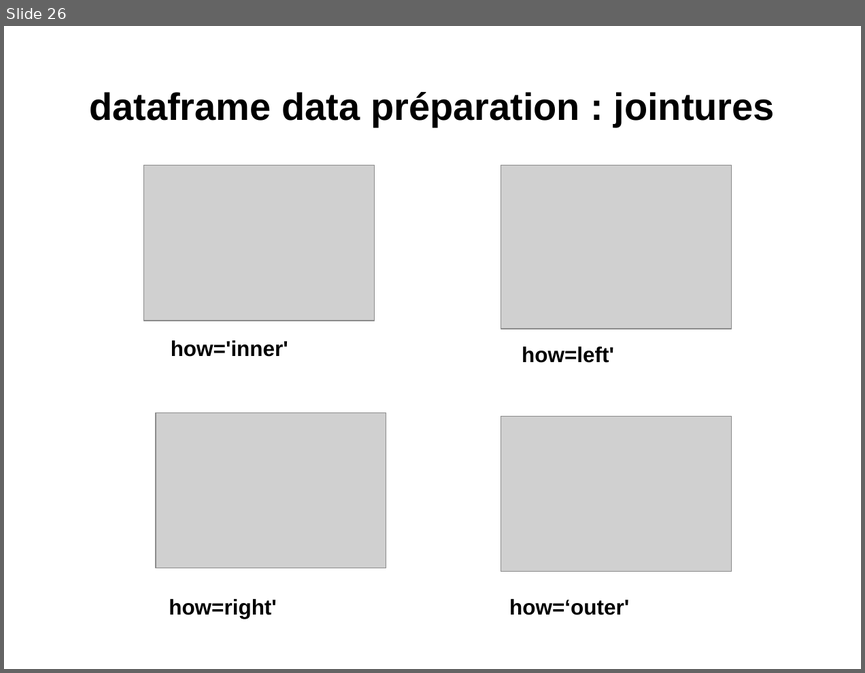
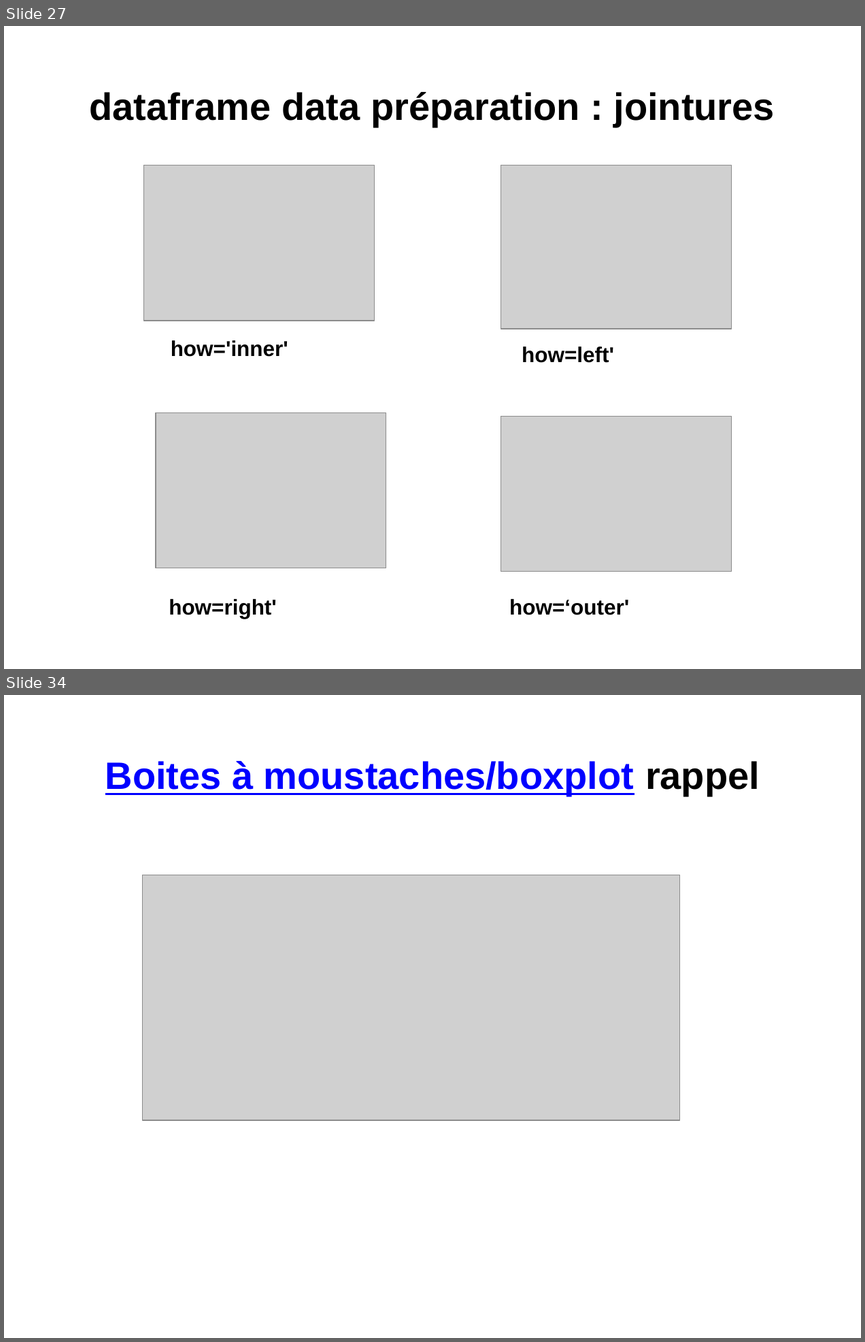
Before and after one commit to loicmidy/formation-python, a slide deck: formation python.pptx. Shown one above the other, each under a label of ours: slide 26 before the commit, slides 27 and 34 after it; the slides between them are not shown. The pictures are 865x673 and 865x1342 pixels, drawn with LibreOffice and Linux fonts; fonts in the diff are those of the drawing; grey boxes stand for pictures. Boxes give left, top, right and bottom in pixels: in the first picture for what was removed or moved away, otherwise in the second. Text is boxed around its words. In the diff, an @@ line names an element or a change of style, - is before the commit and + after.

```diff
--- a/formation python.pptx
+++ b/formation python.pptx
@@ slide 34 added at (4, 695, 861, 1338), background #FFFFFF @@
@@ title added at (105, 761, 759, 796), 32 pt, text #0000FF, bold, underline @@
+  Boites à moustaches/boxplot rappel
@@ picture added at (142, 875, 679, 1120) @@
@@ what was slide 26 is now slide 27 @@
```
Also in this commit, not shown: 4 slides changed, 20 other slides added, 1 slide removed, 16 other files.
